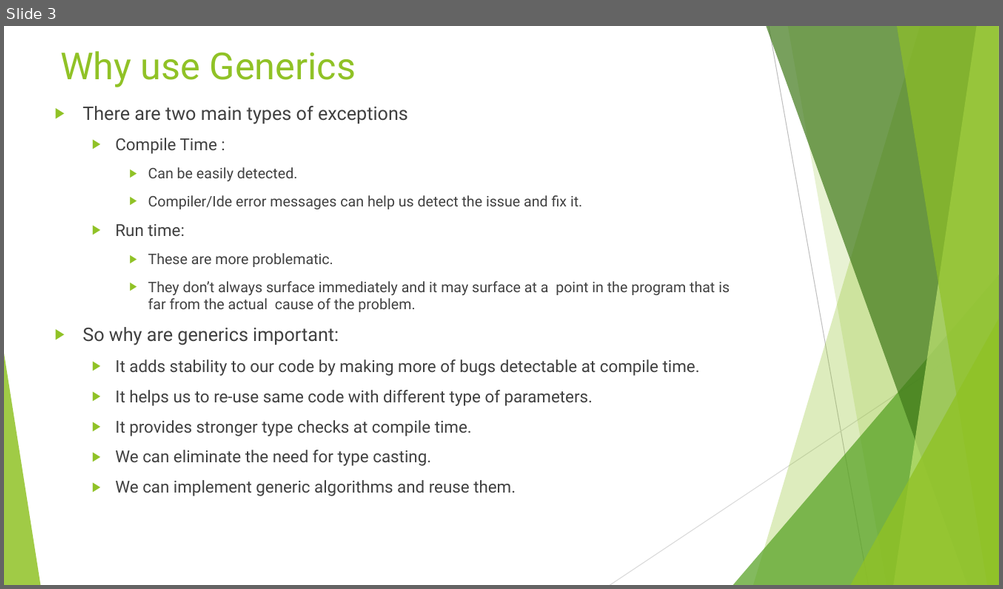
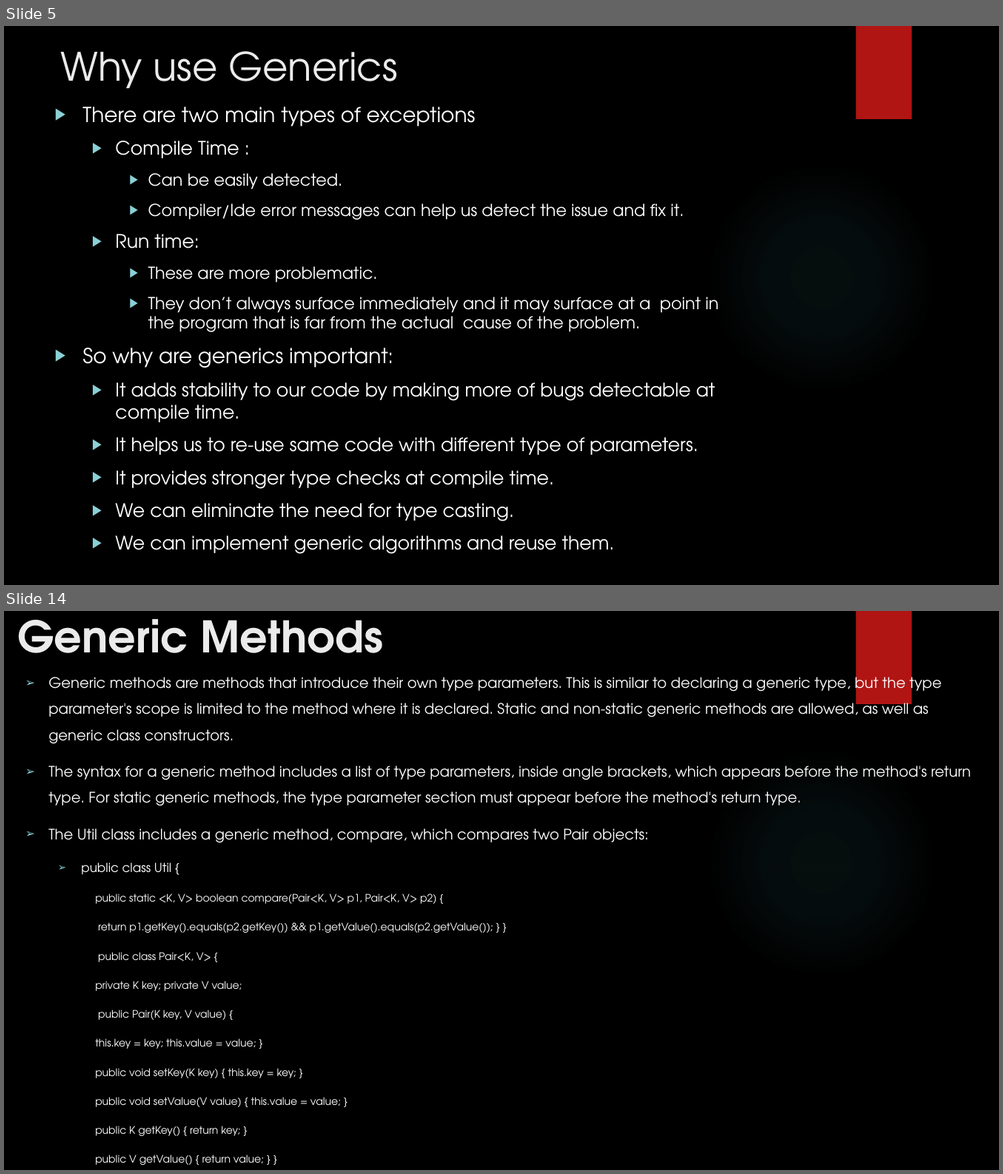
Before and after one commit to rudhrainfogain/JavaGenerics, a slide deck: src/main/resources/JavaGenerics.pptx. Shown one above the other, each under a label of ours: slide 3 before the commit, slides 5 and 14 after it; the slides between them are not shown. The pictures are 1003x589 and 1003x1174 pixels, drawn with LibreOffice and Linux fonts; fonts in the diff are those of the drawing; background and template pictures are left out. Boxes give left, top, right and bottom in pixels: in the first picture for what was removed or moved away, otherwise in the second. Text is boxed around its words. In the diff, an @@ line names an element or a change of style, - is before the commit and + after.

Commit message:
Generics PPT completed

```diff
--- a/src/main/resources/JavaGenerics.pptx
+++ b/src/main/resources/JavaGenerics.pptx
@@ slide 14 added at box(4, 611, 999, 1170), background picture (left out); not listed: 2 template elements that a slide beside it also shows @@
@@ title added at box(18, 619, 383, 653), 42 pt, text #EBEBEB, bold @@
+Generic Methods
@@ text added at box(48, 673, 970, 1165), 14 pt, text #FFFFFF @@
+➢ Generic methods are methods that introduce their own type parameters. This is similar to declaring a generic type, but the type parameter's scope is limited to the method where it is declared. Static and non-static generic methods are allowed, as well as generic class constructors.
+➢ The syntax for a generic method includes a list of type parameters, inside angle brackets, which appears before the method's return type. For static generic methods, the type parameter section must appear before the method's return type.
+➢ The Util class includes a generic method, compare, which compares two Pair objects:
+  ➢ public class Util {
+    public static <K, V> boolean compare(Pair<K, V> p1, Pair<K, V> p2) {
+    return p1.getKey().equals(p2.getKey()) && p1.getValue().equals(p2.getValue()); } }
+    public class Pair<K, V> {
+    private K key; private V value;
+    public Pair(K key, V value) {
+    this.key = key; this.value = value; }
+    public void setKey(K key) { this.key = key; }
+    public void setValue(V value) { this.value = value; }
+    public K getKey() { return key; }
+    public V getValue() { return value; } }
@@ what was slide 3 is now slide 5 @@
@@ slide 5 changed as well @@
@@ background #FFFFFF to picture (left out) @@
@@ title "Why use Generics" at box(60, 51, 397, 88): size 36 to 37.8 pt, font Roboto to TeX Gyre Adventor, text colour #90C226 to #EBEBEB @@
@@ rectangle added at box(855, 26, 911, 119), fill #B01513 @@
@@ text "There are two main types ..." at box(82, 107, 718, 554): size 18 to 20 pt in "There are two main types of exceptions", "So why are generics important:"; font Roboto to TeX Gyre Adventor, text colour #404040 to #FFFFFF; size 16 to 18 pt in "Compile Time :", "Run time:", "It adds stability to our code by ...", "It helps us to re-use same code ..." and 3 more places; size 14 to 16 pt in "Can be easily detected.", "Compiler/Ide error messages can help us detect ...", "These are more problematic.", "They don’t always surface immediately and it ..."; bullet colour #90C226 to #8AD0D6 @@
@@ ellipse added at box(706, 163, 936, 392), fill gradient #50B9C1 @@
@@ group removed at box(4, 26, 999, 585): 5 freeform shapes, 3 triangles, 2 lines @@
```
Also in this commit, not shown: 5 other slides changed, 64 other slides added, 6 other files.
